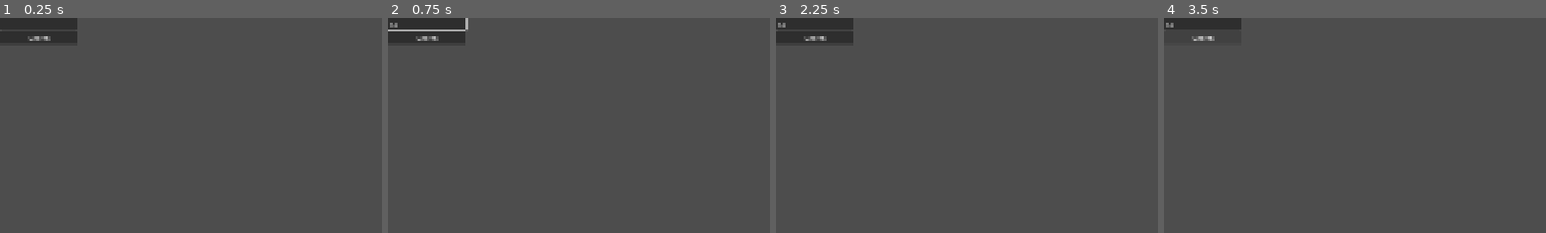
Above: before the commit, frames 1-4 (left to right).
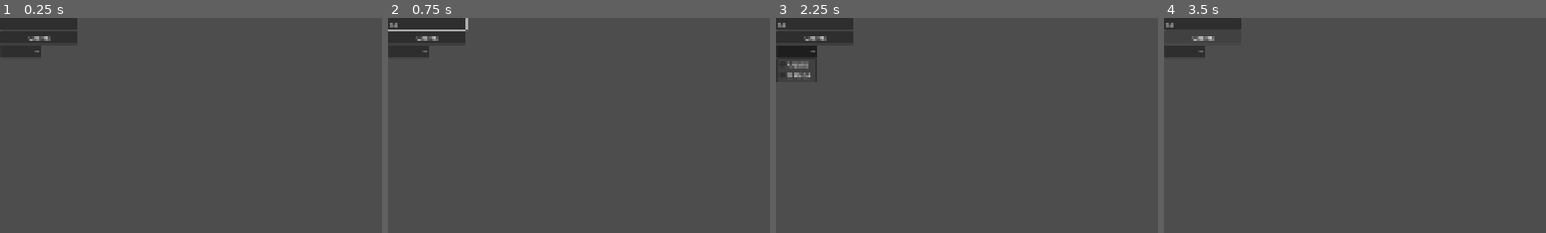
Above: after the commit, the same moments.

Repository: ragingburger1243/AniSearch
Game: Godot game, scene res://main.tscn
Two runs of this game, one before a commit and one after it. Both use one fixed random seed, a clock stepped at 60 frames per second and the inputs below.
Inputs (mouse positions are % of the whole screen's width and height, from its top left):
- Up to frame 1 (0.25 s): no input
- Up to frame 2 (0.75 s): click (5, 1) at 0.52 s; type "12" at 0.6 s
- Up to frame 3 (2.25 s): click "Search" at 1.25 s; click (3, 8) at 2.02 s
- Up to frame 4 (3.5 s): click "Search" at 2.75 s
The pictures show only the part of the screen within x 0-50%, y 0-50%; the shares and areas given below are measured in that part.

The runs differ from the first frame. In frame 1, 0.6% of the frame differs, in the area x 0-11%, y 12-19%; in frame 2, 0.6%; in frame 3, 1.0%, in the area x 0-11%, y 12-30%; in frame 4, 0.6%.
Error before the commit: Invalid access to property or key 'data' on a base object of type 'Nil'. (res://Main.gd:33)
Error after the commit: Invalid access to property or key 'data' on a base object of type 'Nil'. (res://Main.gd:41)

Commit message:
1.1.0
added manga search

Diff:
--- a/Main.gd
+++ b/Main.gd
@@ -9,8 +9,10 @@
 @onready var label_score = $"VBoxContainer2/Label (score)"
 @onready var label_status = $"VBoxContainer2/Label (status)"
 @onready var texture_rect = $VBoxContainer3/TextureRect
+@onready var option_button = $OptionButton
 var image = ""
-
+var text_option = ""
+var count_type
 func _ready() -> void:
 	pass
 
@@ -21,9 +23,15 @@
 
 func _on_button_pressed() -> void:
 	text = lineEdit.text
-	var main_dict = {"query": "query ($name: String) { Media(search: $name, type: ANIME) { title { romaji english } episodes averageScore status coverImage { large } }  }", "variables":{"name": text}}
+	var index = option_button.selected
+	text_option = option_button.get_item_text(index)
+	print(text_option)
+	count_type = "episodes" if text_option == "ANIME" else "chapters"
+
+	var main_dict = {"query": "query ($name: String) { Media(search: $name, type: " + text_option + ") { title { romaji english } " + count_type + " averageScore status coverImage { large } }  }", "variables":{"name": text}}
 	httprequest.request("https://graphql.anilist.co", ["Content-Type: application/json"], HTTPClient.METHOD_POST,JSON.stringify(main_dict))
-	print(text)
+
+
 
 
 
@@ -35,7 +43,7 @@
 	else:
 		print(dict)
 		label_title.text =  "ENGLISH TITLE: " + dict["data"]["Media"]["title"]["english"]
-		label_episodes.text =  "EPISODE COUNT: " + str(dict["data"]["Media"]["episodes"])
+		label_episodes.text =  count_type.to_upper() + " COUNT: " + str(dict["data"]["Media"][count_type])
 		label_score.text = "SCORE:  " + str(dict["data"]["Media"]["averageScore"])
 		label_status.text = "STATUS: " + str(dict["data"]["Media"]["status"])
 		image = dict["data"]["Media"]["coverImage"]["large"]
--- a/main.tscn
+++ b/main.tscn
@@ -56,6 +56,18 @@
 [node name="TextureRect" type="TextureRect" parent="VBoxContainer3" unique_id=216400668]
 layout_mode = 2
 
+[node name="OptionButton" type="OptionButton" parent="." unique_id=1522516728]
+layout_mode = 0
+offset_left = 2.0
+offset_top = 69.0
+offset_right = 42.0
+offset_bottom = 89.0
+item_count = 2
+popup/item_0/text = "ANIME"
+popup/item_0/id = 0
+popup/item_1/text = "MANGA"
+popup/item_1/id = 1
+
 [connection signal="pressed" from="VBoxContainer/Button" to="." method="_on_button_pressed"]
 [connection signal="request_completed" from="VBoxContainer/HTTPRequest" to="." method="_on_http_request_request_completed"]
 [connection signal="request_completed" from="VBoxContainer/HTTPRequest2" to="." method="_on_http_request_2_request_completed"]
Not shown, added: .gitignore
